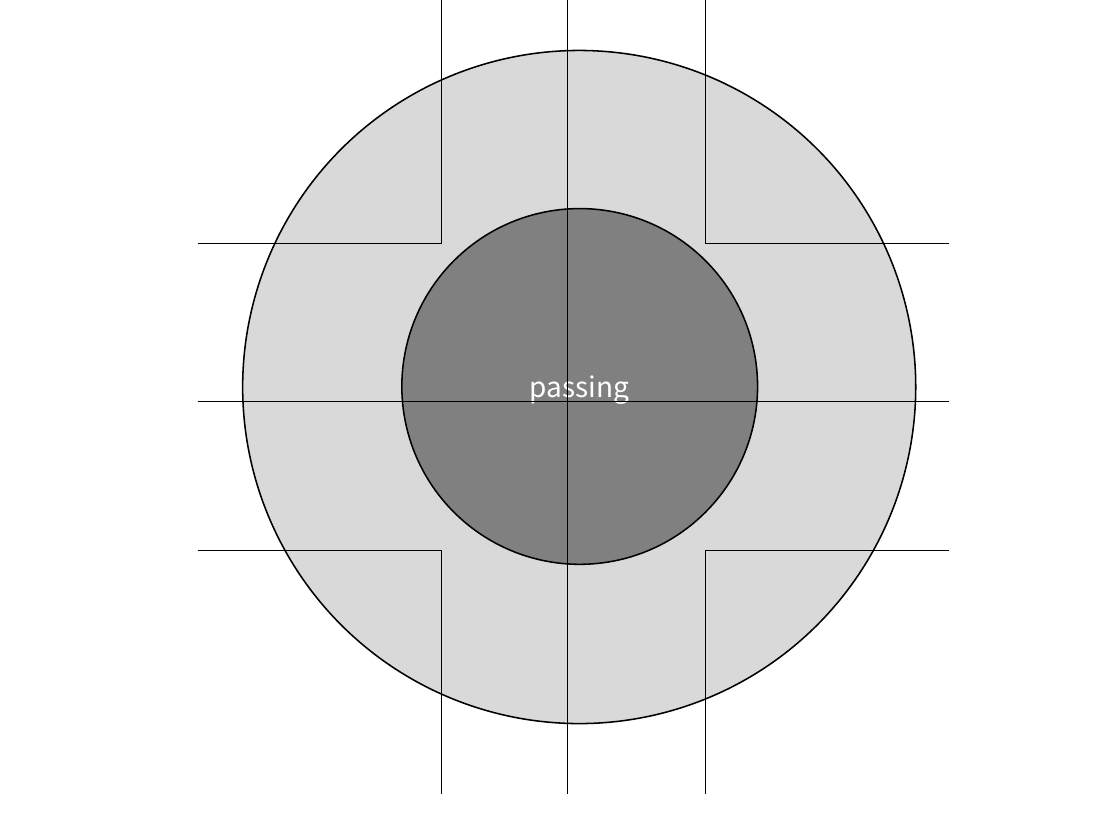
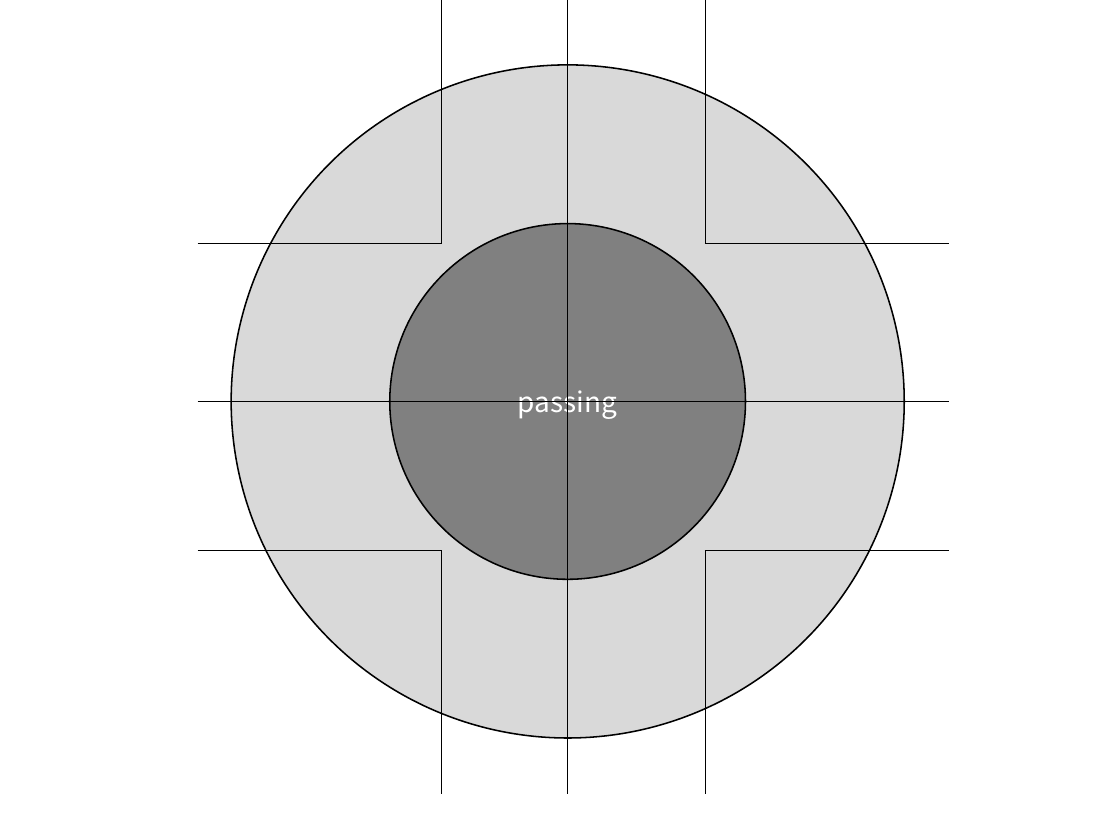
Before and after one commit to Sahara62/SSI2019, a slide deck: slide 1 of model.pptx. Drawn at 1120x840 pixels with LibreOffice and Linux fonts; fonts in the diff are those of the drawing. Boxes give left, top, right and bottom in pixels: in the first picture for what was removed or moved away, otherwise in the second. Text is boxed around its words. In the diff, an @@ line names an element or a change of style, - is before the commit and + after.

```diff
--- a/model.pptx
+++ b/model.pptx
@@ ellipse "before": place and size @@
-ellipse "before" at (243, 50, 916, 724)
+ellipse "before" at (231, 65, 904, 738)
@@ ellipse "passing": place and size @@
-ellipse "passing" at (402, 208, 758, 564)
+ellipse "passing" at (390, 224, 746, 580)
```
Also in this commit, not shown: 1 slide removed, 3 other files.
